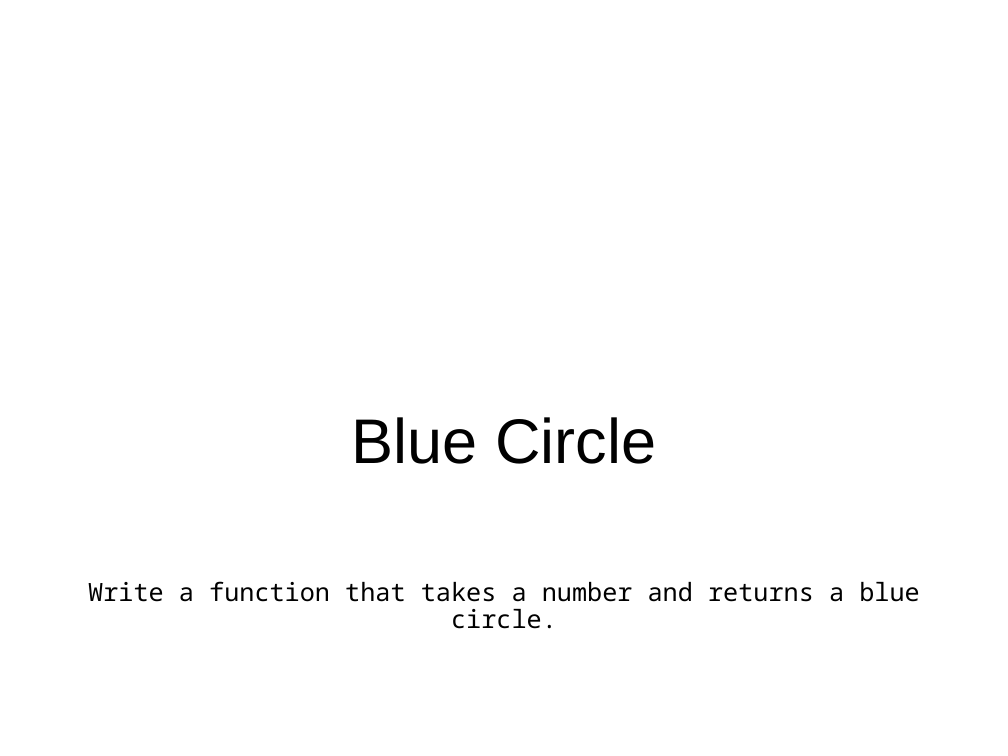
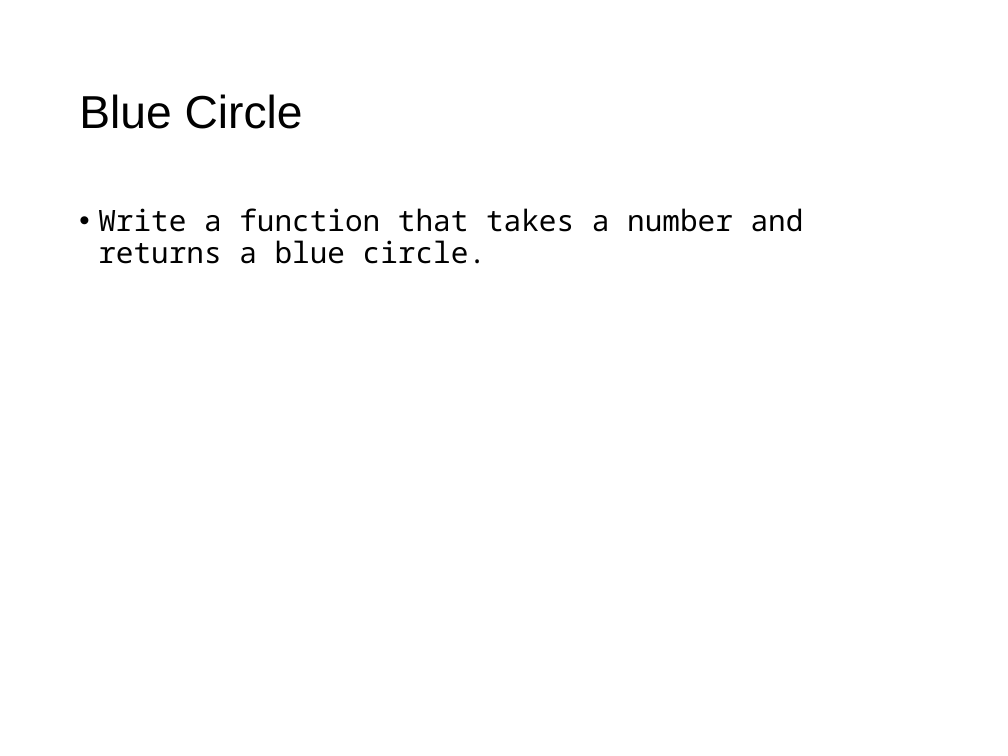
Before and after one commit to taps3/bootstrapcsp, a slide deck: slide 57 of bootstrapcsp_slidedeck.pptx (slide 58 before the commit). Drawn at 1008x756 pixels with LibreOffice and Linux fonts; fonts in the diff are those of the drawing. Boxes give left, top, right and bottom in pixels: in the first picture for what was removed or moved away, otherwise in the second. Text is boxed around its words. In the diff, an @@ line names an element or a change of style, - is before the commit and + after.

```diff
--- a/bootstrapcsp_slidedeck.pptx
+++ b/bootstrapcsp_slidedeck.pptx
@@ title "Blue Circle" moved from (x1=352, y1=417, x2=656, y2=464) to (x1=79, y1=94, x2=303, y2=129) @@
@@ title "Blue Circle" at (x1=79, y1=94, x2=303, y2=129): size 45 to 33 pt; alignment centre to left; vertical alignment bottom to middle @@
@@ text "Write a function that takes ..." moved from (x1=88, y1=581, x2=919, y2=629) to (x1=98, y1=208, x2=804, y2=264) @@
@@ text "Write a function that takes ..." at (x1=98, y1=208, x2=804, y2=264): size 18 to 21 pt; alignment centre to left; bullet none to •; more space between paragraphs; vertical alignment middle to top @@
```
Also in this commit, not shown: 148 other slides changed, 1 slide added, 2 slides removed, 15 other files.
